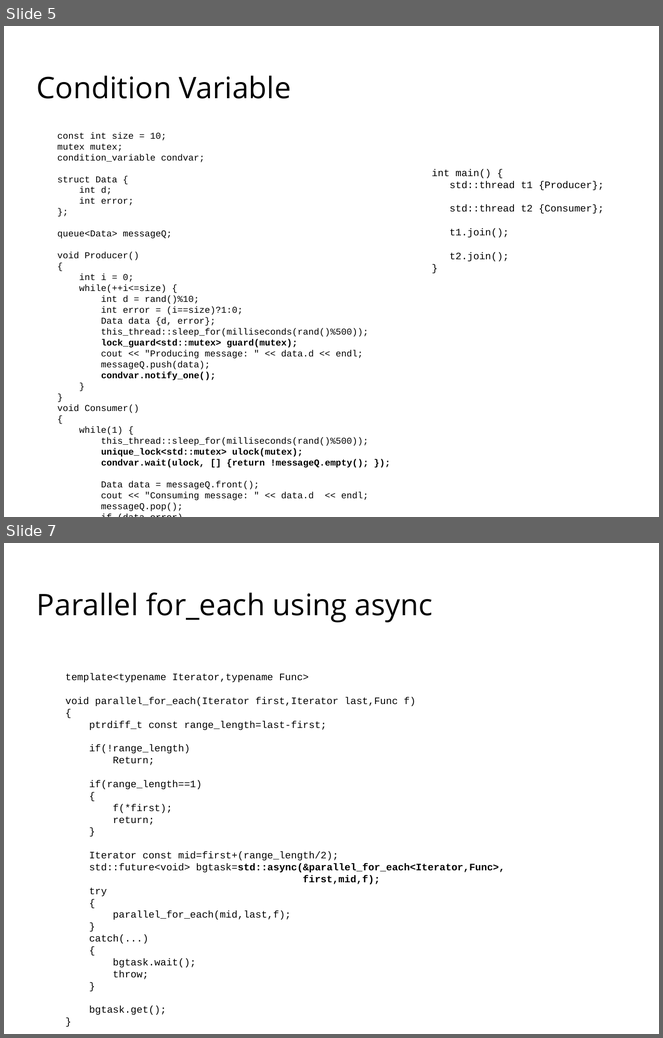
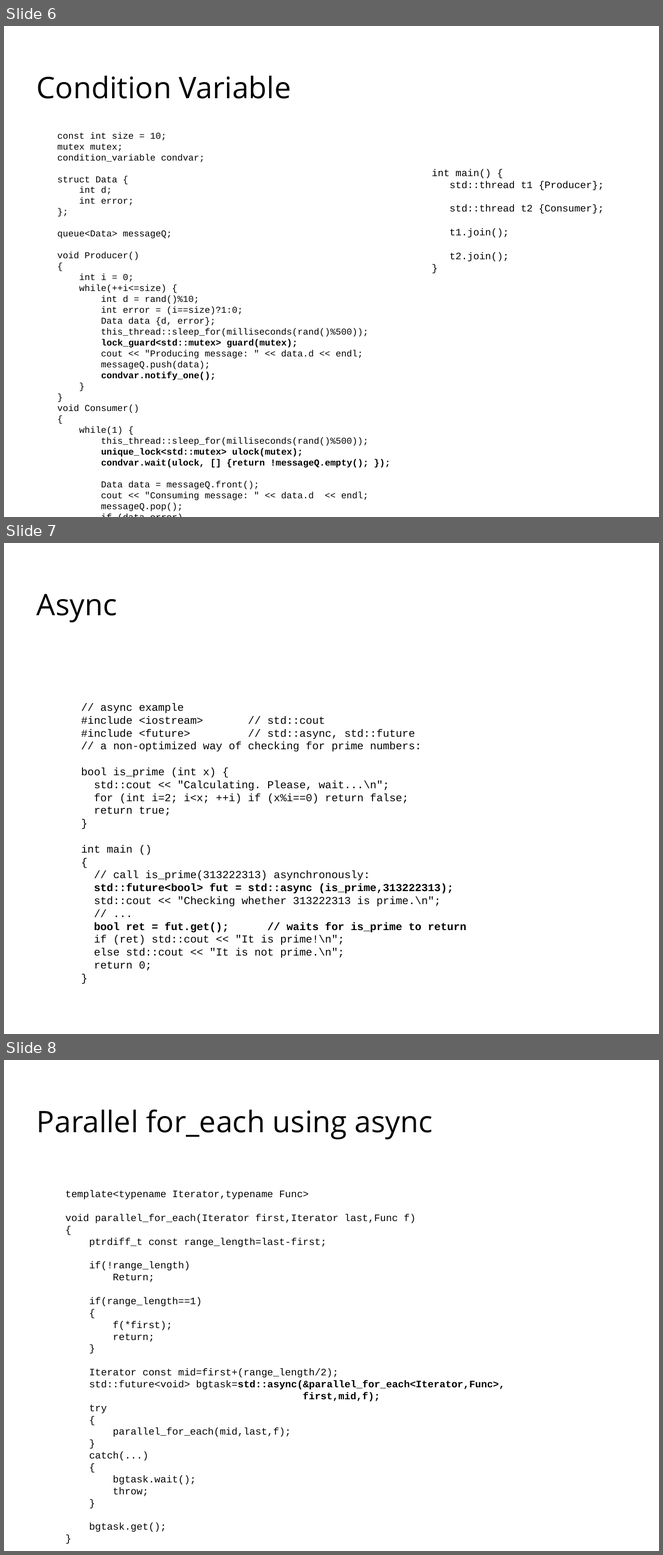
Before and after one commit to codengrow/scj, a slide deck: season1/episode3/c++11-concurrency.odp. Shown one above the other, each under a label of ours: slides 5 and 7 before the commit, slides 6, 7 and 8 after it; the slides between them are not shown. The pictures are 663x1038 and 663x1555 pixels, drawn with LibreOffice and Linux fonts; fonts in the diff are those of the drawing; background and template pictures are left out. Boxes give left, top, right and bottom in pixels: in the first picture for what was removed or moved away, otherwise in the second. Text is boxed around its words. In the diff, an @@ line names an element or a change of style, - is before the commit and + after.

```diff
--- a/season1/episode3/c++11-concurrency.odp
+++ b/season1/episode3/c++11-concurrency.odp
@@ slide 7 added at (4, 543, 659, 1034), background picture (left out) @@
@@ title added at (37, 594, 117, 623), 36 pt, text #000000 @@
+Async
@@ text added at (81, 703, 466, 971), 13 pt, text #000000 @@
+// async example
+#include <iostream> // std::cout
+#include <future> // std::async, std::future
+// a non-optimized way of checking for prime numbers:
+bool is_prime (int x) {
+std::cout << "Calculating. Please, wait...\n";
+for (int i=2; i<x; ++i) if (x%i==0) return false;
+return true;
+}
+int main ()
+{
+// call is_prime(313222313) asynchronously:
+std::future<bool> fut = std::async (is_prime,313222313);
+std::cout << "Checking whether 313222313 is prime.\n";
+// ...
+bool ret = fut.get(); // waits for is_prime to return
+if (ret) std::cout << "It is prime!\n";
+else std::cout << "It is not prime.\n";
+return 0;
+}
@@ what was slide 5 is now slide 6 @@
@@ what was slide 7 is now slide 8 @@
```
Also in this commit, not shown: 2 slides changed, 3 other slides added, 3 slides removed, 1 other file.
